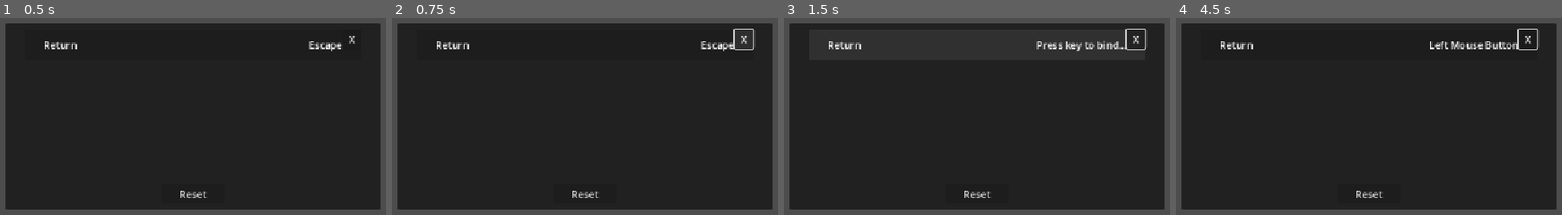
Above: before the commit, frames 1-4 (left to right).
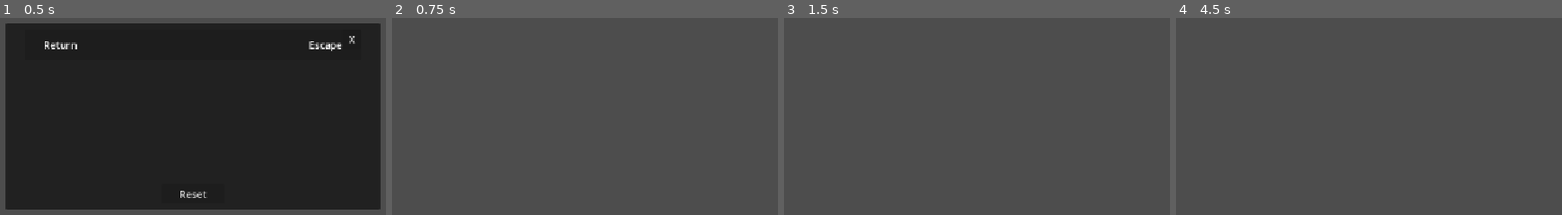
Above: after the commit, the same moments.

Repository: Kybol/game_base_template
Game: Godot game, scene res://Scenes/UI/Menus/SideMenus/InputMapMenu/input_map_menu.tscn
Same seed, same stepped clock (60 frames per second), same inputs: the game is played once before the commit and once after it. This scene is started directly instead of the project's main scene.
Inputs (mouse positions are in pixels of both pictures, inside the frame that each line leads up to):
- Up to frame 1 (0.5 s): no input
- Up to frame 2 (0.75 s): click "X" at 0.5 s
- Up to frame 3 (1.5 s): click (977, 45) at 1.27 s
- Up to frame 4 (4.5 s): click (1369, 45) at 2.02 s; click (1369, 45) at 2.77 s; click (1369, 193) at 3.5 s, where only the run before the commit has a clickable "Reset"; move the mouse to (1527, 96) at 4.27 s; press the mouse at (1527, 96) at 4.28 s

Frame 1 is identical in both runs. In frame 2, 92% of the frame differs, in the area x 1-99%, y 2-98%; in frame 3, 91%; in frame 4, 91%.

Commit message:
add extended settings menu

Diff:
--- /dev/null
+++ b/Scenes/UI/Menus/SideMenus/extended_settings_menu.tscn
@@ -0,0 +1,98 @@
+[gd_scene load_steps=5 format=3 uid="uid://islnl2w8s8wr"]
+
+[ext_resource type="PackedScene" uid="uid://b2fqxi1f6uprw" path="res://Scenes/UI/Menus/SideMenus/overlay_menu_template.tscn" id="1_u3wjp"]
+[ext_resource type="Script" uid="uid://b2stll5mjubcu" path="res://Scripts/UI/Menus/extended_settings_menu.gd" id="2_d6i5v"]
+[ext_resource type="PackedScene" uid="uid://cqwmokbqx5xkb" path="res://Scenes/UI/Menus/SideMenus/settings_menu.tscn" id="2_gw53v"]
+[ext_resource type="PackedScene" uid="uid://boe6dnv4f6wp7" path="res://Scenes/UI/Menus/SideMenus/InputMapMenu/input_map_menu.tscn" id="3_18jfr"]
+
+[node name="ExtendedSettingsMenu" node_paths=PackedStringArray("settings_menu", "controls_menu", "open_settings_button", "open_controls_button") instance=ExtResource("1_u3wjp")]
+script = ExtResource("2_d6i5v")
+settings_menu = NodePath("Panel/MarginContainer/HBoxContainer/Menus/SettingsMenu")
+controls_menu = NodePath("Panel/MarginContainer/HBoxContainer/Menus/InputMapMenu")
+open_settings_button = NodePath("Panel/MarginContainer/HBoxContainer/VScrollBar/MarginContainer/VBoxContainer/Button")
+open_controls_button = NodePath("Panel/MarginContainer/HBoxContainer/VScrollBar/MarginContainer/VBoxContainer/Button2")
+_title = ""
+
+[node name="Title" parent="Panel/MarginContainer" index="0"]
+visible = false
+
+[node name="HBoxContainer" type="HBoxContainer" parent="Panel/MarginContainer" index="1"]
+layout_mode = 2
+
+[node name="VScrollBar" type="VScrollBar" parent="Panel/MarginContainer/HBoxContainer" index="0"]
+custom_minimum_size = Vector2(130, 0)
+layout_mode = 2
+step = 1.0
+
+[node name="MarginContainer" type="MarginContainer" parent="Panel/MarginContainer/HBoxContainer/VScrollBar" index="0"]
+layout_mode = 1
+anchors_preset = 15
+anchor_right = 1.0
+anchor_bottom = 1.0
+grow_horizontal = 2
+grow_vertical = 2
+theme_override_constants/margin_left = 10
+theme_override_constants/margin_top = 10
+theme_override_constants/margin_right = 10
+theme_override_constants/margin_bottom = 10
+
+[node name="VBoxContainer" type="VBoxContainer" parent="Panel/MarginContainer/HBoxContainer/VScrollBar/MarginContainer" index="0"]
+layout_mode = 2
+
+[node name="Button" type="Button" parent="Panel/MarginContainer/HBoxContainer/VScrollBar/MarginContainer/VBoxContainer" index="0"]
+layout_mode = 2
+focus_mode = 1
+text = "Settings"
+
+[node name="Button2" type="Button" parent="Panel/MarginContainer/HBoxContainer/VScrollBar/MarginContainer/VBoxContainer" index="1"]
+layout_mode = 2
+focus_mode = 1
+text = "Controls"
+
+[node name="Menus" type="Control" parent="Panel/MarginContainer/HBoxContainer" index="1"]
+layout_mode = 2
+size_flags_horizontal = 3
+
+[node name="SettingsMenu" parent="Panel/MarginContainer/HBoxContainer/Menus" index="0" instance=ExtResource("2_gw53v")]
+layout_mode = 1
+size_flags_horizontal = 3
+can_be_closed = false
+
+[node name="Panel" parent="Panel/MarginContainer/HBoxContainer/Menus/SettingsMenu" index="0"]
+anchors_preset = 15
+anchor_left = 0.0
+anchor_top = 0.0
+anchor_right = 1.0
+anchor_bottom = 1.0
+offset_left = 0.0
+offset_top = 0.0
+offset_right = 0.0
+offset_bottom = 0.0
+
+[node name="Background" parent="Panel/MarginContainer/HBoxContainer/Menus/SettingsMenu/Panel" index="0"]
+visible = false
+
+[node name="InputMapMenu" parent="Panel/MarginContainer/HBoxContainer/Menus" index="1" instance=ExtResource("3_18jfr")]
+layout_mode = 1
+_title = "Controls"
+can_be_closed = false
+
+[node name="Panel" parent="Panel/MarginContainer/HBoxContainer/Menus/InputMapMenu" index="0"]
+anchors_preset = 15
+anchor_left = 0.0
+anchor_top = 0.0
+anchor_right = 1.0
+anchor_bottom = 1.0
+offset_left = 0.0
+offset_top = 0.0
+offset_right = 0.0
+offset_bottom = 0.0
+
+[node name="CenterContainer" parent="Panel/MarginContainer" index="2"]
+visible = false
+
+[node name="Buttons" parent="Panel/MarginContainer/CenterContainer" index="0"]
+visible = false
+
+[editable path="Panel/MarginContainer/HBoxContainer/Menus/SettingsMenu"]
+[editable path="Panel/MarginContainer/HBoxContainer/Menus/InputMapMenu"]
--- a/Scenes/UI/Menus/SideMenus/settings_menu.tscn
+++ b/Scenes/UI/Menus/SideMenus/settings_menu.tscn
@@ -5,10 +5,13 @@
 
 [node name="SettingsMenu" node_paths=PackedStringArray("_fullscreen_btn", "_resolution_btn", "_mute_music_btn", "_music_slider", "_mute_sfx_btn", "_sfx_slider") instance=ExtResource("1_1egdg")]
 script = ExtResource("1_xqv0n")
+_has_video_settings = true
 _fullscreen_btn = NodePath("Panel/MarginContainer/CenterContainer/Buttons/FullScreenBtn")
 _resolution_btn = NodePath("Panel/MarginContainer/CenterContainer/Buttons/ResolutionBtn")
+_has_music_settings = true
 _mute_music_btn = NodePath("Panel/MarginContainer/CenterContainer/Buttons/Music/MuteBtn")
 _music_slider = NodePath("Panel/MarginContainer/CenterContainer/Buttons/Music/VolumeSlider")
+_has_sfx_settings = true
 _mute_sfx_btn = NodePath("Panel/MarginContainer/CenterContainer/Buttons/Sfx/MuteBtn")
 _sfx_slider = NodePath("Panel/MarginContainer/CenterContainer/Buttons/Sfx/VolumeSlider")
 _music_audio_bus = "Music"
--- a/Scripts/UI/Menus/OverlayedMenu.gd
+++ b/Scripts/UI/Menus/OverlayedMenu.gd
@@ -1,15 +1,18 @@
 extends Menu
 class_name OverlayedMenu
 ###################### VARIABLES ######################
-#SIGNALS
+# SIGNALS
 signal closed;
 
-#LABELS
+# LABELS
 @export var _title: String;
 @export var _title_label: Label;
 
-#BUTTONS
+# BUTTONS
 @export var _exit_btn: Button;
+
+# FLAGS
+@export var can_be_closed: bool = true;
 
 #BOOLEANS
 var is_active: bool;
@@ -18,12 +21,18 @@
 # BASE
 func _ready() -> void:
 	super();
-	_exit_btn.pressed.connect(disable);
+
 	_title_label.text = _title;
+
+	if can_be_closed:
+		_exit_btn.pressed.connect(disable);
+	_exit_btn.visible = can_be_closed;
 
 
 #PUBLIC
 func disable() -> void:
+	if !can_be_closed: return
+
 	self.hide();
 	self.mouse_filter = MOUSE_FILTER_IGNORE;
 	is_active = false;
@@ -39,7 +48,7 @@
 
 #PRIVATE
 func _input(event):
-	if is_active == false: return
+	if !is_active or !can_be_closed: return;
 
 	if event.is_action_pressed("return"):
 		disable();
--- /dev/null
+++ b/Scripts/UI/Menus/extended_settings_menu.gd
@@ -0,0 +1,64 @@
+extends OverlayedMenu
+
+###################### VARIABLES ######################
+# MENUS
+@export var settings_menu: OverlayedMenu;
+@export var controls_menu: OverlayedMenu;
+
+# BUTTONS
+@export var open_settings_button: Button;
+@export var open_controls_button: Button;
+
+# FLAGS
+enum menus_name {SETTINGS, CONTROLS};
+
+var is_open:Array [bool] = [];
+
+
+###################### FUNCTIONS ######################
+# BASE
+func _ready() -> void:
+	super();
+
+	_init_open_flags_for_menus(false);
+
+	_open_settings();
+	open_settings_button.pressed.connect(_open_settings);
+	open_controls_button.pressed.connect(_open_controls);
+
+
+
+# PUBLIC
+
+# PRIVATE
+func _init_open_flags_for_menus(value: bool) -> void:
+	for enum_name in menus_name:
+		is_open.append(value);
+
+
+func _open_settings() -> void:
+	settings_menu.enable();
+
+	controls_menu.can_be_closed = true;
+	controls_menu.disable();
+	controls_menu.can_be_closed = false;
+	_set_open_flags_for_one_menu(menus_name.SETTINGS, true);
+
+
+func _open_controls() -> void:
+	controls_menu.enable();
+
+	settings_menu.can_be_closed = true;
+	settings_menu.disable();
+	settings_menu.can_be_closed = true;
+	_set_open_flags_for_one_menu(menus_name.CONTROLS, true);
+
+
+func _set_open_flags_for_one_menu(displayed_menu: int,value: bool) -> void:
+	for enum_name in menus_name:
+		var enum_value: int = menus_name[enum_name];
+		if enum_value == displayed_menu:
+			is_open[enum_value] = value;
+			continue;
+
+		is_open[enum_value] = !value;
--- a/Scripts/UI/Menus/input_map_menu.gd
+++ b/Scripts/UI/Menus/input_map_menu.gd
@@ -20,6 +20,8 @@
 ###################### FUNCTIONS ######################
 # BASE
 func _ready() -> void:
+	super();
+
 	_create_action_list();
 	_reset_button.pressed.connect(_reset);
 
--- a/Scripts/UI/Menus/settings_menu.gd
+++ b/Scripts/UI/Menus/settings_menu.gd
@@ -3,23 +3,27 @@
 ###################### VARIABLES ######################
 # BUTTONS
 @export_group("Buttons")
+@export_subgroup("Video")
+@export var _has_video_settings: bool = true;
 @export var _fullscreen_btn: Button;
 @export var _resolution_btn: Button;
-@export_subgroup("Music")
+@export_subgroup("Audio")
+@export var _has_music_settings: bool = true;
 @export var _mute_music_btn: Button;
 @export var _music_slider: Slider;
-@export_subgroup("SFX")
+@export_subgroup("Audio SFX")
+@export var _has_sfx_settings: bool = true;
 @export var _mute_sfx_btn: Button;
 @export var _sfx_slider: Slider;
 
 
-@export_group("Audio Settings")
+@export_group("Audio Buses")
 @export var _music_audio_bus: String = "Music";
 @export var _sfx_audio_bus: String = "SFX";
 var _music_audio_bus_index : int;
 var _sfx_audio_bus_index : int;
 
-# BOOLEANS
+# FLAGS
 var _is_audio_mutable: bool = true;
 
 # SAVE DATA
@@ -37,8 +41,19 @@
 func _ready() -> void:
 	super();
 
-	_init_video_settings();
-	_init_audio_settings();
+	if _has_video_settings :
+		_init_video_settings();
+	else:
+		_fullscreen_btn.visible = false;
+		_resolution_btn.visible = false;
+
+	if _has_music_settings or !_has_sfx_settings:
+		_init_audio_settings();
+	else:
+		_mute_music_btn.visible = false;
+		_music_slider.visible = false;
+		_mute_sfx_btn.visible = false;
+		_sfx_slider.visible = false;
 
 
 # PRIVATE
@@ -92,8 +107,11 @@
 func _init_audio_settings() -> void:
 	var audio_saved_settings: Dictionary = ConfigFileHandler.load_audio_settings();
 
-	_init_music(audio_saved_settings);
-	_init_sfx(audio_saved_settings);
+	if _has_music_settings:
+		_init_music(audio_saved_settings);
+
+	if _has_sfx_settings:
+		_init_sfx(audio_saved_settings);
 
 
 func _init_music(saved_settings: Dictionary) -> void:
@@ -184,24 +202,28 @@
 	_change_volume(
 		_music_audio_bus_index,
 		_is_music_muted,
+		ConfigFileHandler.audio.MUSIC_MUTED,
 		_mute_music_btn,
 		value,
 		ConfigFileHandler.audio.MUSIC_VOLUME
 		);
 
 	_music_volume = value;
+	_is_music_muted = _mute_music_btn.button_pressed;
 
 
 func _change_sfx_volume(value: float):
 	_change_volume(
 		_sfx_audio_bus_index,
 		_is_sfx_muted,
+		ConfigFileHandler.audio.SFX_MUTED,
 		_mute_sfx_btn,
 		value,
 		ConfigFileHandler.audio.SFX_VOLUME
 		);
 
 	_sfx_volume = value;
+	_is_sfx_muted = _mute_sfx_btn.button_pressed;
 
 
 func _mute(slider: Slider, volume: float, is_muted: bool, save_index: int) -> void:
@@ -213,7 +235,7 @@
 	ConfigFileHandler.save_audio_settings(save_index, is_muted);
 
 
-func _change_volume(audio_bus_index: int, is_muted: bool,
+func _change_volume(audio_bus_index: int, is_muted: bool, save_mute_index: int,
 					mute_btn: Button, value: float, save_index: int) -> void:
 	var new_decibels: float = linear_to_db(value);
 	AudioServer.set_bus_volume_db(audio_bus_index, new_decibels);
@@ -225,6 +247,7 @@
 	if is_muted == true && value > 0.0:
 		_is_audio_mutable = false;
 		mute_btn.button_pressed = false;
+		ConfigFileHandler.save_audio_settings(save_mute_index , false);
 		_is_audio_mutable = true;
 
 	ConfigFileHandler.save_audio_settings(save_index , value);
Not shown, added: Scripts/UI/Menus/extended_settings_menu.gd.uid
